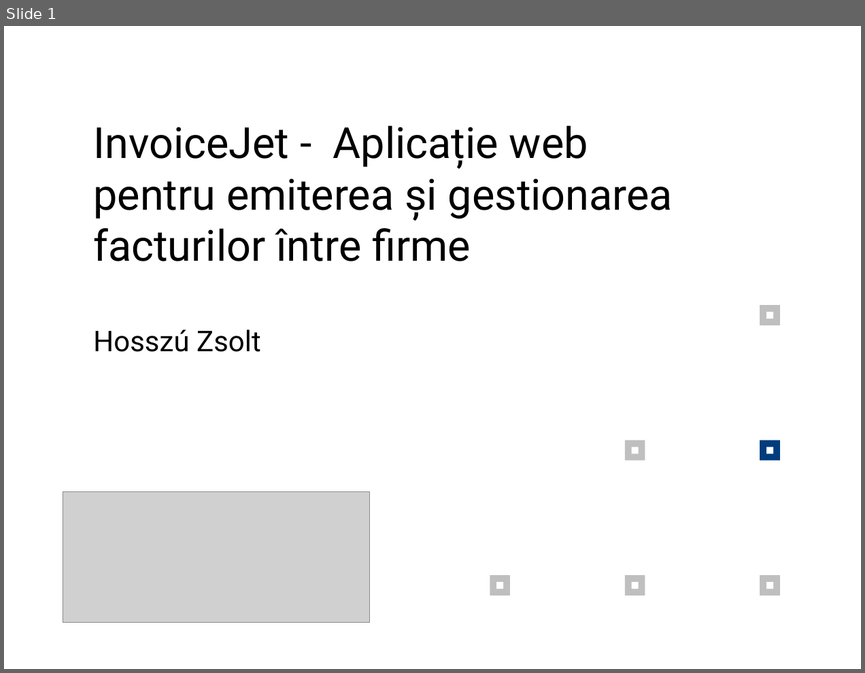
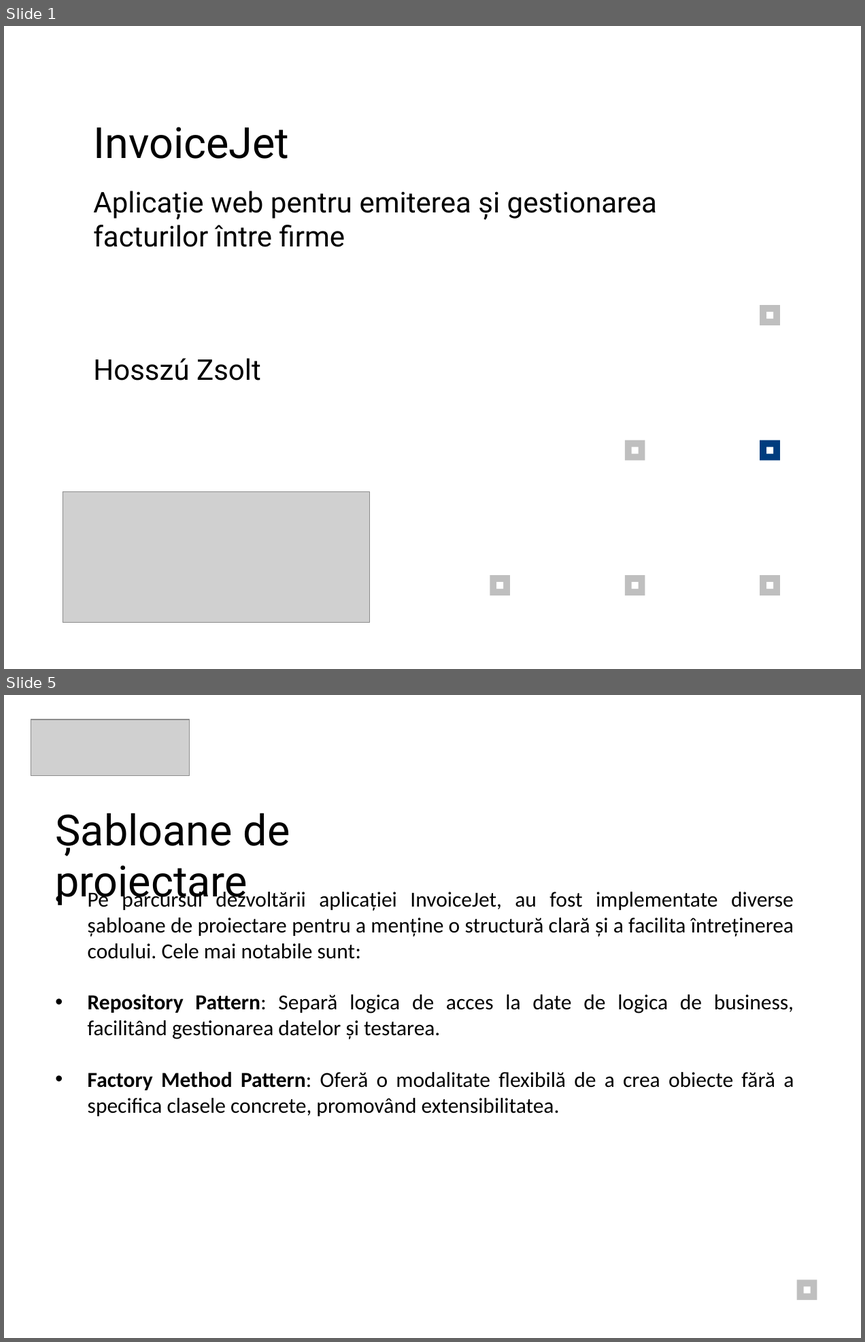
Before and after one commit to zsoltibv/InvoiceJet, a slide deck: Prezentare_Hosszu_Zsolt.pptx. Shown one above the other, each under a label of ours: slide 1 before the commit, slides 1 and 5 after it; the slides between them are not shown. The pictures are 865x673 and 865x1342 pixels, drawn with LibreOffice and Linux fonts; fonts in the diff are those of the drawing; grey boxes stand for pictures. Boxes give left, top, right and bottom in pixels: in the first picture for what was removed or moved away, otherwise in the second. Text is boxed around its words. In the diff, an @@ line names an element or a change of style, - is before the commit and + after.

```diff
--- a/Prezentare_Hosszu_Zsolt.pptx
+++ b/Prezentare_Hosszu_Zsolt.pptx
@@ slide 5 added at (4, 695, 861, 1338), background #FFFFFF @@
@@ picture added at (31, 720, 189, 777) @@
@@ text added at (56, 813, 290, 907), 36 pt, text #000000 @@
+Șabloane de proiectare
@@ text added at (88, 889, 793, 1116), 18 pt, text #000000 @@
+• Pe parcursul dezvoltării aplicației InvoiceJet, au fost implementate diverse șabloane de proiectare pentru a menține o structură clară și a facilita întreținerea codului. Cele mai notabile sunt:
+• Repository Pattern: Separă logica de acces la date de logica de business, facilitând gestionarea datelor și testarea.
+• Factory Method Pattern: Oferă o modalitate flexibilă de a crea obiecte fără a specifica clasele concrete, promovând extensibilitatea.
@@ rectangle added at (797, 1279, 817, 1300), fill #BFBFBF @@
@@ rectangle added at (804, 1286, 810, 1293), fill #FFFFFF @@
@@ slide 1 changed as well @@
@@ text at (93, 127, 657, 247): text changed; size 36 to 24 pt @@
-InvoiceJet - Aplicație web pentru emiterea și gestionarea facturilor între firme
+InvoiceJet
+Aplicație web pentru emiterea și gestionarea facturilor între firme
@@ text "Hosszú Zsolt": place and size @@
-text "Hosszú Zsolt" at (93, 329, 261, 352)
+text "Hosszú Zsolt" at (93, 358, 261, 380)
```
Also in this commit, not shown: 10 other slides added, 3 slides removed.
